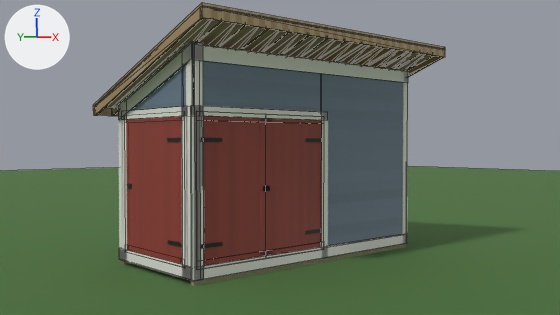
Renders of the Blender file blender/shed_skin.blend from each side of a commit.
The view is the same before and after, from the file's camera 'skin_front_left'. Lighting does not change. The marker at upper left points along +X, +Y and +Z. The older version comes first. Mesh edges are drawn as thin lines on the coarser meshes.

The first picture shows '121 left rake board', '122 right rake board', '123 front fascia', 'corner-lf f', 'corner-lf s', 'doorB-l', 'doorB-r', 'doorL', 'frieze-f', 'ground', 'roof-deck', 'siding-f 2.44', 'siding-f head -0.00', 'skirt-f' and 45 more.
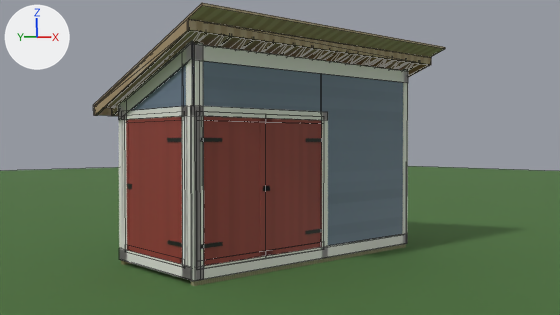
Patch to the scene script:
```diff
--- a/blender/shed_skin.blend.py
+++ b/blender/shed_skin.blend.py
@@ me_121_left_rake_board @@
 # used by ob_121_left_rake_board; location = (0.0, 0.0, 0.0)
 # verts and faces of me_121_left_rake_board; kept vertices keep their numbers, new ones are numbered from 8
 # before: 0 (-0.39, -0.7, 3.35) at pixel (200, 18), 1 (-0.36, -0.7, 3.35) at pixel (202, 18), 2 (-0.36, 2.35, 2.21) at pixel (96, 115), 3 (-0.39, 2.35, 2.21) at pixel (94, 115), 6 (-0.36, -0.7, 3.5) at pixel (202, 7)
 # before: 7 (-0.39, -0.7, 3.5) at pixel (200, 6)
-me_121_left_rake_board.from_pydata(...)  # 8 vertices, 12 faces; spans x -0.39..-0.36, y -0.7..2.35, z 2.21..3.5
+me_121_left_rake_board.from_pydata(...)  # 8 vertices, 12 faces; spans x -0.39..-0.36, y -0.39..2.35, z 2.21..3.38
+# me_121_left_rake_board part 1
+delete_faces([(0, 2, 1), (0, 3, 2)])
+for i in [0, 1, 6, 7]: verts[i] += (0.0, 0.31, -0.12)
+faces += [(0, 3, 1), (1, 3, 2)]
 me_121_left_rake_board.materials.append(mat_skin_roofwood)
@@ me_122_right_rake_board @@
 # used by ob_122_right_rake_board; location = (0.0, 0.0, 0.0)
 # verts and faces of me_122_right_rake_board; kept vertices keep their numbers, new ones are numbered from 8
 # before: 0 (5.05, -0.7, 3.35) at pixel (442, 57), 1 (5.09, -0.7, 3.35) at pixel (443, 57), 2 (5.09, 2.35, 2.21), 3 (5.05, 2.35, 2.21), 4 (5.09, 2.35, 2.35)
 # before: 5 (5.05, 2.35, 2.35), 6 (5.09, -0.7, 3.5) at pixel (443, 49), 7 (5.05, -0.7, 3.5)
-me_122_right_rake_board.from_pydata(...)  # 8 vertices, 12 faces; spans x 5.05..5.09, y -0.7..2.35, z 2.21..3.5
+me_122_right_rake_board.from_pydata(...)  # 8 vertices, 12 faces; spans x 5.05..5.09, y -0.39..2.35, z 2.21..3.38
+# me_122_right_rake_board part 2
+delete_faces([(0, 2, 1), (0, 3, 2), (4, 5, 6), (5, 7, 6)])
+for i in [0, 1, 6, 7]: verts[i] += (0.0, 0.31, -0.12)
+faces += [(0, 3, 1), (1, 3, 2), (4, 5, 7), (4, 7, 6)]
 me_122_right_rake_board.materials.append(mat_skin_roofwood)
@@ me_123_front_fascia @@
 # used by ob_123_front_fascia; location = (0.0, 0.0, 0.0)
-me_123_front_fascia.from_pydata(...)  # 8 vertices, 12 faces; spans x -0.39..5.09, y -0.74..-0.7, z 3.36..3.5
+me_123_front_fascia.from_pydata(...)  # 8 vertices, 12 faces; spans x -0.39..5.09, y -0.43..-0.39, z 3.24..3.38
+# me_123_front_fascia part 3: the whole mesh is moved by (0.0, 0.3, -0.11)
 me_123_front_fascia.materials.append(mat_skin_roofwood)
```

What differs and where, as boxes [x1, y1, x2, y2] in the pictures (560 x 315 px; the box of a moved part takes in the faces that stretch with it):
'123 front fascia', moved: before [200, 6, 445, 57]; after [187, 19, 431, 65]
part 1 of me_121_left_rake_board, moved or reshaped: before [120, 8, 203, 94]; after [120, 20, 190, 94]
part 2 of me_122_right_rake_board, moved or reshaped: before [408, 56, 443, 76]; after [408, 64, 430, 76]
